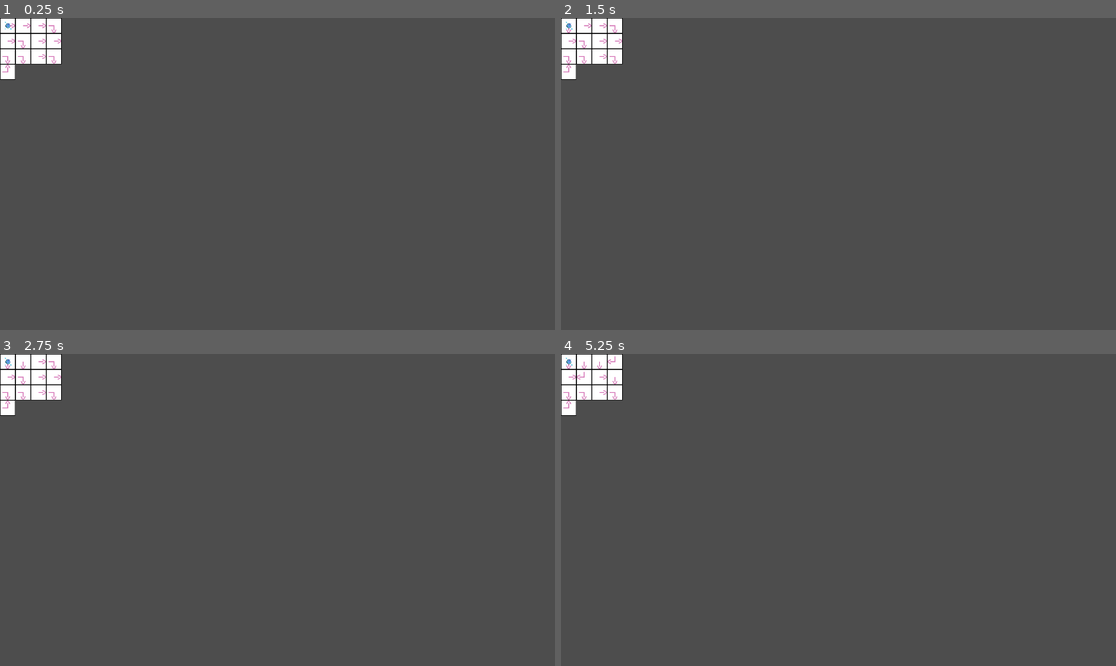
Above: before the commit, frames 1-4 (two rows, left to right).
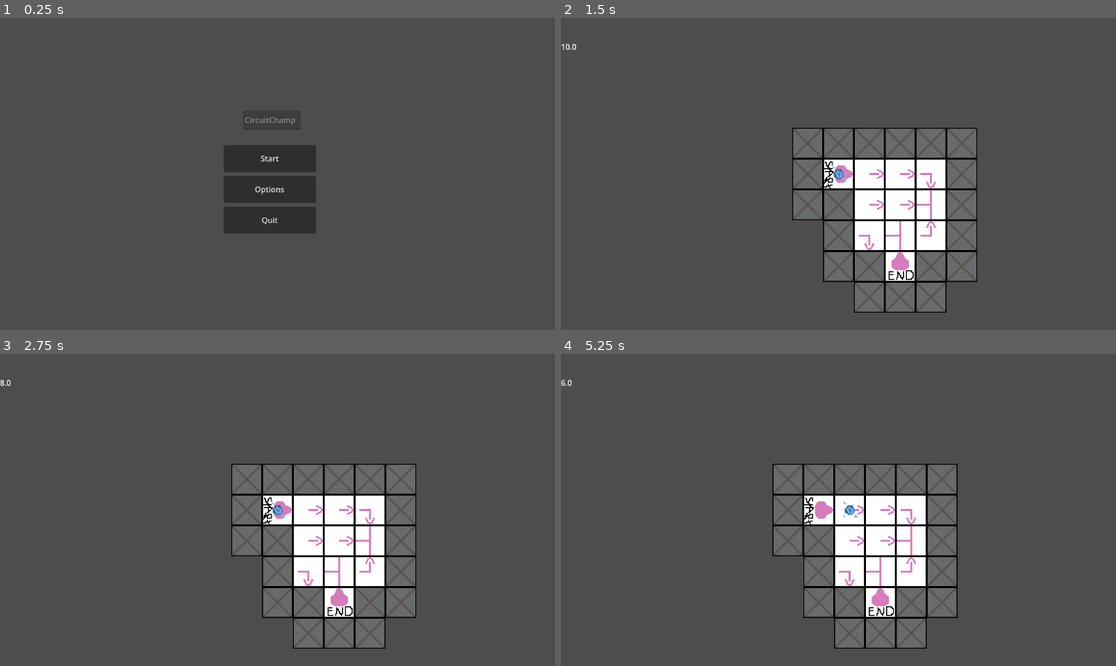
Above: after the commit, the same moments.

Repository: Leaveess/CircuitPuzzle
Game: Godot game, scene res://Scenes/mainmenu.tscn
The game is run twice, just before and just after one commit, with the same random seed, the same clock (stepped at 60 frames per second) and the same inputs. Before the commit the project starts from res://Scenes/Board.tscn.
Inputs (mouse positions are in pixels of both pictures, inside the frame that each line leads up to):
- Up to frame 1 (0.25 s): no input
- Up to frame 2 (1.5 s): click (832, 158) at 0.5 s, where only the run after the commit has a clickable "Start"; tap Enter at 1.25 s; move the mouse to (566, 24) at 1.27 s; hold W (up) from 1.28 s (still down); click (566, 24) at 1.42 s
- Up to frame 3 (2.75 s): keep holding W (up); tap Space at 2 s; move the mouse to (22, 360) at 2.02 s; click (22, 360) at 2.17 s
- Up to frame 4 (5.25 s): tap Enter at 2.75, 4.25 s; move the mouse to (599, 360) at 2.77 s; release W (up) at 2.78 s; hold A (left) 2.78-4.28 s; click (599, 360) at 2.92 s; tap Space at 3.5, 5 s; move the mouse to (616, 360) at 3.52 s; click (616, 360) at 3.67 s; move the mouse to (583, 375) at 4.27 s; hold S (down) 4.28-5.03 s; click (583, 375) at 4.42 s; move the mouse to (616, 375) at 5.02 s; hold D (right) from 5.03 s (still down); click (616, 375) at 5.17 s

The runs differ from the first frame. In frame 1, 6.1% of the frame differs, in the area x 0-57%, y 0-70%; in frame 2, 16%; in frame 3, 16%; in frame 4, 16%, in the area x 0-72%, y 0-95%.

Commit message:
Updated
-Gamemanager, timer, blockers

GM needs to be reworked,
Ui needs to be reworked and linked properlly,
Levels gotta be done

Diff:
--- /dev/null
+++ b/Scenes/Barrier.tscn
@@ -0,0 +1,21 @@
+[gd_scene format=3 uid="uid://bm0uuurjnwnf6"]
+
+[ext_resource type="Texture2D" uid="uid://dffb7k4b857eo" path="res://Textures/blocker.png" id="1_v183y"]
+
+[sub_resource type="RectangleShape2D" id="RectangleShape2D_7cxq7"]
+size = Vector2(32, 32)
+
+[node name="Barrier" type="Node2D" unique_id=1361264251]
+
+[node name="Sprite2D" type="Sprite2D" parent="." unique_id=1739676685]
+texture_filter = 1
+texture = ExtResource("1_v183y")
+region_enabled = true
+region_rect = Rect2(0, 0, 32, 32)
+
+[node name="StaticBody2D" type="StaticBody2D" parent="." unique_id=2114124388]
+collision_layer = 2
+collision_mask = 0
+
+[node name="CollisionShape2D" type="CollisionShape2D" parent="StaticBody2D" unique_id=1952892250]
+shape = SubResource("RectangleShape2D_7cxq7")
--- a/Scenes/Board.tscn
+++ b/Scenes/Board.tscn
@@ -4,47 +4,102 @@
 [ext_resource type="PackedScene" uid="uid://b4b6dtko077n0" path="res://Scenes/SparkCharacter.tscn" id="2_igt3p"]
 [ext_resource type="PackedScene" uid="uid://uetp60pndtty" path="res://Scenes/wires/right_tile.tscn" id="3_37q8m"]
 [ext_resource type="PackedScene" uid="uid://bjy8s8glc0xu5" path="res://Scenes/wires/left_tile.tscn" id="4_pc0oo"]
+[ext_resource type="PackedScene" uid="uid://bm0uuurjnwnf6" path="res://Scenes/Barrier.tscn" id="5_ekcd8"]
 
 [node name="Board" type="Node2D" unique_id=1807766528]
 
 [node name="Tile" parent="." unique_id=2111458292 instance=ExtResource("1_ml4tp")]
-position = Vector2(16, 16)
+position = Vector2(432, 240)
 
 [node name="Tile2" parent="." unique_id=1990432416 instance=ExtResource("1_ml4tp")]
-position = Vector2(48, 16)
+position = Vector2(464, 240)
 
 [node name="Tile3" parent="." unique_id=1203254137 instance=ExtResource("1_ml4tp")]
-position = Vector2(80, 16)
+position = Vector2(496, 240)
 
 [node name="RightTile" parent="." unique_id=1081986459 instance=ExtResource("3_37q8m")]
-position = Vector2(112, 16)
+position = Vector2(528, 240)
 
 [node name="RightTile2" parent="." unique_id=1415137341 instance=ExtResource("3_37q8m")]
-position = Vector2(48, 48)
+position = Vector2(464, 272)
 
 [node name="Tile4" parent="." unique_id=2062383153 instance=ExtResource("1_ml4tp")]
-position = Vector2(112, 48)
+position = Vector2(528, 272)
 
 [node name="RightTile3" parent="." unique_id=42193034 instance=ExtResource("3_37q8m")]
-position = Vector2(112, 80)
+position = Vector2(528, 304)
 
 [node name="Tile5" parent="." unique_id=664040603 instance=ExtResource("1_ml4tp")]
-position = Vector2(80, 48)
+position = Vector2(496, 272)
 
 [node name="RightTile4" parent="." unique_id=227141580 instance=ExtResource("3_37q8m")]
-position = Vector2(48, 80)
+position = Vector2(464, 304)
 
 [node name="Tile6" parent="." unique_id=242945923 instance=ExtResource("1_ml4tp")]
-position = Vector2(80, 80)
+position = Vector2(496, 304)
 
 [node name="Tile7" parent="." unique_id=79256166 instance=ExtResource("1_ml4tp")]
-position = Vector2(16, 48)
+position = Vector2(432, 272)
 
 [node name="RightTile5" parent="." unique_id=1276204040 instance=ExtResource("3_37q8m")]
-position = Vector2(16, 80)
+position = Vector2(432, 304)
 
 [node name="LeftTile" parent="." unique_id=857561391 instance=ExtResource("4_pc0oo")]
-position = Vector2(16, 112)
+position = Vector2(432, 336)
 
 [node name="CharacterBody2D" parent="." unique_id=1504984075 instance=ExtResource("2_igt3p")]
-position = Vector2(16, 16)
+position = Vector2(432, 240)
+
+[node name="Node2D" type="Node2D" parent="." unique_id=1775576725]
+position = Vector2(-32, -32)
+
+[node name="Barrier" parent="Node2D" unique_id=1361264251 instance=ExtResource("5_ekcd8")]
+position = Vector2(432, 368)
+
+[node name="Barrier2" parent="Node2D" unique_id=1693254442 instance=ExtResource("5_ekcd8")]
+position = Vector2(432, 336)
+
+[node name="Barrier3" parent="Node2D" unique_id=1617144795 instance=ExtResource("5_ekcd8")]
+position = Vector2(432, 304)
+
+[node name="Barrier4" parent="Node2D" unique_id=1432460078 instance=ExtResource("5_ekcd8")]
+position = Vector2(432, 272)
+
+[node name="Barrier5" parent="Node2D" unique_id=2082368397 instance=ExtResource("5_ekcd8")]
+position = Vector2(432, 240)
+
+[node name="Barrier6" parent="Node2D" unique_id=99035543 instance=ExtResource("5_ekcd8")]
+position = Vector2(464, 240)
+
+[node name="Barrier7" parent="Node2D" unique_id=1244284006 instance=ExtResource("5_ekcd8")]
+position = Vector2(496, 240)
+
+[node name="Barrier8" parent="Node2D" unique_id=1575706307 instance=ExtResource("5_ekcd8")]
+position = Vector2(528, 240)
+
+[node name="Barrier9" parent="Node2D" unique_id=1765179295 instance=ExtResource("5_ekcd8")]
+position = Vector2(560, 240)
+
+[node name="Barrier10" parent="Node2D" unique_id=1558161742 instance=ExtResource("5_ekcd8")]
+position = Vector2(592, 240)
+
+[node name="Barrier11" parent="Node2D" unique_id=414183700 instance=ExtResource("5_ekcd8")]
+position = Vector2(592, 272)
+
+[node name="Barrier12" parent="Node2D" unique_id=1383798962 instance=ExtResource("5_ekcd8")]
+position = Vector2(592, 304)
+
+[node name="Barrier13" parent="Node2D" unique_id=1019809879 instance=ExtResource("5_ekcd8")]
+position = Vector2(592, 336)
+
+[node name="Barrier14" parent="Node2D" unique_id=2132333023 instance=ExtResource("5_ekcd8")]
+position = Vector2(496, 368)
+
+[node name="Barrier15" parent="Node2D" unique_id=1407720492 instance=ExtResource("5_ekcd8")]
+position = Vector2(528, 368)
+
+[node name="Barrier16" parent="Node2D" unique_id=907715901 instance=ExtResource("5_ekcd8")]
+position = Vector2(560, 368)
+
+[node name="Barrier17" parent="Node2D" unique_id=2005223347 instance=ExtResource("5_ekcd8")]
+position = Vector2(592, 368)
--- /dev/null
+++ b/Scenes/LevelUi.tscn
@@ -0,0 +1,21 @@
+[gd_scene format=3 uid="uid://dm8cwfrotxh5n"]
+
+[ext_resource type="Script" uid="uid://cnuspiau14g2f" path="res://Scripts/UI.gd" id="1_80pfe"]
+
+[node name="LevelUi" type="Control" unique_id=1055713849]
+layout_mode = 3
+anchors_preset = 15
+anchor_right = 1.0
+anchor_bottom = 1.0
+grow_horizontal = 2
+grow_vertical = 2
+
+[node name="UI" type="CanvasLayer" parent="." unique_id=1744820219]
+script = ExtResource("1_80pfe")
+
+[node name="MarginContainer" type="MarginContainer" parent="UI" unique_id=366628504]
+offset_right = 496.0
+offset_bottom = 120.0
+
+[node name="Timerlabel" type="Label" parent="UI/MarginContainer" unique_id=1202754615]
+layout_mode = 2
--- /dev/null
+++ b/Scenes/Levels/levelOne.tscn
@@ -0,0 +1,120 @@
+[gd_scene format=3 uid="uid://b32nl4lh071mc"]
+
+[ext_resource type="Script" uid="uid://gvo02nci1718" path="res://Scripts/level_one.gd" id="1_enphw"]
+[ext_resource type="PackedScene" uid="uid://uetp60pndtty" path="res://Scenes/wires/right_tile.tscn" id="1_i1gho"]
+[ext_resource type="PackedScene" uid="uid://mjbvpqmpe3rt" path="res://Scenes/wires/Tile.tscn" id="2_vw3ba"]
+[ext_resource type="PackedScene" uid="uid://b16ubohql5hn2" path="res://Scenes/wires/crossroad.tscn" id="3_jhcba"]
+[ext_resource type="PackedScene" uid="uid://bjy8s8glc0xu5" path="res://Scenes/wires/left_tile.tscn" id="4_enphw"]
+[ext_resource type="PackedScene" uid="uid://btd8pur78tv5j" path="res://Scenes/wires/start_tile.tscn" id="5_snfg7"]
+[ext_resource type="PackedScene" uid="uid://cg05rv6e20a6r" path="res://Scenes/wires/end_tile.tscn" id="6_w1lja"]
+[ext_resource type="PackedScene" uid="uid://bm0uuurjnwnf6" path="res://Scenes/Barrier.tscn" id="7_vw3ba"]
+[ext_resource type="PackedScene" uid="uid://b4b6dtko077n0" path="res://Scenes/SparkCharacter.tscn" id="8_jhcba"]
+[ext_resource type="PackedScene" uid="uid://dm8cwfrotxh5n" path="res://Scenes/LevelUi.tscn" id="10_snfg7"]
+
+[node name="LevelOne" type="Node2D" unique_id=756951467]
+script = ExtResource("1_enphw")
+
+[node name="Tiles" type="Node" parent="." unique_id=1892690761]
+
+[node name="RightTile" parent="Tiles" unique_id=1081986459 instance=ExtResource("1_i1gho")]
+position = Vector2(432, 208)
+
+[node name="Tile" parent="Tiles" unique_id=2111458292 instance=ExtResource("2_vw3ba")]
+position = Vector2(400, 208)
+
+[node name="crossroad" parent="Tiles" unique_id=1704006048 instance=ExtResource("3_jhcba")]
+position = Vector2(432, 240)
+
+[node name="LeftTile" parent="Tiles" unique_id=857561391 instance=ExtResource("4_enphw")]
+position = Vector2(432, 272)
+
+[node name="crossroad2" parent="Tiles" unique_id=98188737 instance=ExtResource("3_jhcba")]
+position = Vector2(400, 272)
+
+[node name="Tile2" parent="Tiles" unique_id=1831263458 instance=ExtResource("2_vw3ba")]
+position = Vector2(400, 240)
+
+[node name="RightTile2" parent="Tiles" unique_id=805938531 instance=ExtResource("1_i1gho")]
+position = Vector2(368, 272)
+
+[node name="Tile3" parent="Tiles" unique_id=613112107 instance=ExtResource("2_vw3ba")]
+position = Vector2(368, 208)
+
+[node name="Tile4" parent="Tiles" unique_id=691038141 instance=ExtResource("2_vw3ba")]
+position = Vector2(368, 240)
+
+[node name="Barriers" type="Node" parent="." unique_id=2101379428]
+
+[node name="Barrier" parent="Barriers" unique_id=1361264251 instance=ExtResource("7_vw3ba")]
+position = Vector2(336, 272)
+
+[node name="Barrier2" parent="Barriers" unique_id=1976822055 instance=ExtResource("7_vw3ba")]
+position = Vector2(368, 304)
+
+[node name="Barrier3" parent="Barriers" unique_id=1842672139 instance=ExtResource("7_vw3ba")]
+position = Vector2(336, 304)
+
+[node name="Barrier4" parent="Barriers" unique_id=53481839 instance=ExtResource("7_vw3ba")]
+position = Vector2(432, 304)
+
+[node name="Barrier5" parent="Barriers" unique_id=1247505950 instance=ExtResource("7_vw3ba")]
+position = Vector2(336, 240)
+
+[node name="Barrier6" parent="Barriers" unique_id=11246085 instance=ExtResource("7_vw3ba")]
+position = Vector2(304, 240)
+
+[node name="Barrier7" parent="Barriers" unique_id=1934222173 instance=ExtResource("7_vw3ba")]
+position = Vector2(304, 208)
+
+[node name="Barrier8" parent="Barriers" unique_id=567958166 instance=ExtResource("7_vw3ba")]
+position = Vector2(304, 176)
+
+[node name="Barrier9" parent="Barriers" unique_id=1414910245 instance=ExtResource("7_vw3ba")]
+position = Vector2(336, 176)
+
+[node name="Barrier10" parent="Barriers" unique_id=511237781 instance=ExtResource("7_vw3ba")]
+position = Vector2(368, 176)
+
+[node name="Barrier11" parent="Barriers" unique_id=702331873 instance=ExtResource("7_vw3ba")]
+position = Vector2(400, 176)
+
+[node name="Barrier12" parent="Barriers" unique_id=272951848 instance=ExtResource("7_vw3ba")]
+position = Vector2(432, 176)
+
+[node name="Barrier13" parent="Barriers" unique_id=872926889 instance=ExtResource("7_vw3ba")]
+position = Vector2(464, 176)
+
+[node name="Barrier14" parent="Barriers" unique_id=913406370 instance=ExtResource("7_vw3ba")]
+position = Vector2(464, 208)
+
+[node name="Barrier15" parent="Barriers" unique_id=542303934 instance=ExtResource("7_vw3ba")]
+position = Vector2(464, 240)
+
+[node name="Barrier16" parent="Barriers" unique_id=565852143 instance=ExtResource("7_vw3ba")]
+position = Vector2(464, 272)
+
+[node name="Barrier17" parent="Barriers" unique_id=2106637737 instance=ExtResource("7_vw3ba")]
+position = Vector2(464, 304)
+
+[node name="Barrier18" parent="Barriers" unique_id=686146193 instance=ExtResource("7_vw3ba")]
+position = Vector2(368, 336)
+
+[node name="Barrier19" parent="Barriers" unique_id=1031684164 instance=ExtResource("7_vw3ba")]
+position = Vector2(400, 336)
+
+[node name="Barrier20" parent="Barriers" unique_id=1752876647 instance=ExtResource("7_vw3ba")]
+position = Vector2(432, 336)
+
+[node name="Start_Finish" type="Node" parent="." unique_id=2124934433]
+
+[node name="StartTile" parent="Start_Finish" unique_id=1887338624 instance=ExtResource("5_snfg7")]
+position = Vector2(336, 208)
+rotation = 1.5711071
+
+[node name="EndTile" parent="Start_Finish" unique_id=933047520 instance=ExtResource("6_w1lja")]
+position = Vector2(400, 304)
+
+[node name="CharacterBody2D" parent="Start_Finish" unique_id=1504984075 instance=ExtResource("8_jhcba")]
+position = Vector2(336, 208)
+
+[node name="LevelUi" parent="." unique_id=1055713849 instance=ExtResource("10_snfg7")]
--- a/Scenes/SparkCharacter.tscn
+++ b/Scenes/SparkCharacter.tscn
@@ -8,6 +8,7 @@
 
 [node name="CharacterBody2D" type="CharacterBody2D" unique_id=1504984075]
 disable_mode = 1
+collision_mask = 6
 script = ExtResource("1_m27fp")
 
 [node name="Sprite2D" type="Sprite2D" parent="." unique_id=597877201]
@@ -40,3 +41,7 @@
 target_position = Vector2(16, 0)
 collision_mask = 2
 hit_from_inside = true
+
+[node name="Camera2D" type="Camera2D" parent="." unique_id=99619904]
+zoom = Vector2(2, 2)
+position_smoothing_enabled = true
--- /dev/null
+++ b/Scenes/mainmenu.tscn
@@ -0,0 +1,48 @@
+[gd_scene format=3 uid="uid://bx6pgbi2g64gs"]
+
+[ext_resource type="Script" uid="uid://tv5tvngv1s3o" path="res://Scripts/mainmenu.gd" id="1_pposm"]
+
+[node name="Mainmenu" type="Node2D" unique_id=1051632200]
+script = ExtResource("1_pposm")
+
+[node name="buttonManager" type="Control" parent="." unique_id=1535768652]
+layout_mode = 3
+anchors_preset = 0
+offset_right = 40.0
+offset_bottom = 40.0
+
+[node name="Start" type="Button" parent="buttonManager" unique_id=1077215257]
+layout_mode = 0
+offset_left = 464.0
+offset_top = 264.0
+offset_right = 656.0
+offset_bottom = 320.0
+text = "Start"
+
+[node name="Options" type="Button" parent="buttonManager" unique_id=1678728135]
+layout_mode = 0
+offset_left = 464.0
+offset_top = 328.0
+offset_right = 656.0
+offset_bottom = 384.0
+text = "Options"
+
+[node name="Quit" type="Button" parent="buttonManager" unique_id=621875085]
+layout_mode = 0
+offset_left = 464.0
+offset_top = 392.0
+offset_right = 656.0
+offset_bottom = 448.0
+text = "Quit"
+
+[node name="TextEdit" type="TextEdit" parent="." unique_id=666908126]
+offset_left = 504.0
+offset_top = 192.0
+offset_right = 624.0
+offset_bottom = 232.0
+text = "CircuitChamp"
+editable = false
+
+[connection signal="pressed" from="buttonManager/Start" to="." method="_on_start_pressed"]
+[connection signal="pressed" from="buttonManager/Options" to="." method="_on_options_pressed"]
+[connection signal="pressed" from="buttonManager/Quit" to="." method="_on_quit_pressed"]
--- a/Scenes/wires/Tile.tscn
+++ b/Scenes/wires/Tile.tscn
@@ -9,7 +9,7 @@
 [sub_resource type="RectangleShape2D" id="RectangleShape2D_iof5j"]
 size = Vector2(32, 1)
 
-[node name="Tile" type="Node2D" unique_id=2111458292]
+[node name="Tile" type="Node2D" unique_id=2111458292 groups=["tiles"]]
 script = ExtResource("1_r4md0")
 
 [node name="Sprite2D" type="Sprite2D" parent="." unique_id=1960837016]
@@ -27,16 +27,14 @@
 [node name="StaticBody2D" type="StaticBody2D" parent="." unique_id=1338480966]
 position = Vector2(0, -16)
 collision_layer = 2
-collision_mask = 0
 
 [node name="CollisionShape2D" type="CollisionShape2D" parent="StaticBody2D" unique_id=1168486446]
 position = Vector2(0, 0.5)
 shape = SubResource("RectangleShape2D_iof5j")
 
-[node name="StaticBody2D2" type="StaticBody2D" parent="." unique_id=1712077333]
+[node name="StaticBody2D2" type="StaticBody2D" parent="." unique_id=1712077333 groups=["tiles"]]
 position = Vector2(0, 15)
 collision_layer = 2
-collision_mask = 0
 
 [node name="CollisionShape2D" type="CollisionShape2D" parent="StaticBody2D2" unique_id=629088586]
 position = Vector2(0, 0.5)
--- /dev/null
+++ b/Scenes/wires/crossroad.tscn
@@ -0,0 +1,37 @@
+[gd_scene format=3 uid="uid://b16ubohql5hn2"]
+
+[ext_resource type="Texture2D" uid="uid://6r7121bu3wap" path="res://Textures/Crossroad.png" id="1_8svuk"]
+[ext_resource type="Script" uid="uid://b1bf5e44y5hc" path="res://Scripts/tile.gd" id="1_kl88j"]
+
+[sub_resource type="RectangleShape2D" id="RectangleShape2D_8svuk"]
+size = Vector2(28, 27)
+
+[sub_resource type="RectangleShape2D" id="RectangleShape2D_kl88j"]
+size = Vector2(31.999548, 0.66486835)
+
+[node name="crossroad" type="Node2D" unique_id=1704006048 groups=["tiles"]]
+script = ExtResource("1_kl88j")
+
+[node name="Sprite2D" type="Sprite2D" parent="." unique_id=1351707818]
+texture_filter = 1
+texture = ExtResource("1_8svuk")
+region_enabled = true
+region_rect = Rect2(0, 0, 32, 32)
+
+[node name="Clickable" type="Area2D" parent="Sprite2D" unique_id=768558372 groups=["tiles"]]
+
+[node name="CollisionShape2D" type="CollisionShape2D" parent="Sprite2D/Clickable" unique_id=1646932917]
+position = Vector2(0, -0.5)
+shape = SubResource("RectangleShape2D_8svuk")
+
+[node name="StaticBody2D2" type="StaticBody2D" parent="Sprite2D" unique_id=1434008406]
+position = Vector2(15.000001, 7.450581e-09)
+rotation = -1.5761161
+collision_layer = 2
+collision_mask = 0
+
+[node name="CollisionShape2D" type="CollisionShape2D" parent="Sprite2D/StaticBody2D2" unique_id=848695293]
+position = Vector2(-0.00532005, 0.58243465)
+shape = SubResource("RectangleShape2D_kl88j")
+
+[connection signal="input_event" from="Sprite2D/Clickable" to="." method="_on_clickable_input_event"]
--- a/Scenes/wires/end_tile.tscn
+++ b/Scenes/wires/end_tile.tscn
@@ -1,7 +1,7 @@
 [gd_scene format=3 uid="uid://cg05rv6e20a6r"]
 
 [ext_resource type="Texture2D" uid="uid://c20bi3ikl870q" path="res://Textures/Endtile.png" id="1_ediky"]
-[ext_resource type="Script" uid="uid://b8iko2l8yb4w0" path="res://Scripts/endtile.gd" id="2_lu42d"]
+[ext_resource type="Script" uid="uid://bwseqc70b27ds" path="res://Scripts/End.gd" id="2_lu42d"]
 
 [sub_resource type="RectangleShape2D" id="RectangleShape2D_lu42d"]
 size = Vector2(28, 27)
@@ -18,6 +18,7 @@
 region_rect = Rect2(0, 0, 32, 32)
 
 [node name="Clickable" type="Area2D" parent="." unique_id=892487988]
+collision_layer = 4
 script = ExtResource("2_lu42d")
 
 [node name="CollisionShape2D" type="CollisionShape2D" parent="Clickable" unique_id=900532894]
@@ -33,6 +34,16 @@
 position = Vector2(0, 0.5)
 shape = SubResource("RectangleShape2D_mnfkv")
 
+[node name="StaticBody2D3" type="StaticBody2D" parent="." unique_id=878893359]
+position = Vector2(-15.000001, 0)
+rotation = 1.5676419
+collision_layer = 2
+collision_mask = 0
+
+[node name="CollisionShape2D" type="CollisionShape2D" parent="StaticBody2D3" unique_id=977791880]
+position = Vector2(-0.00532005, 0.58243465)
+shape = SubResource("RectangleShape2D_mnfkv")
+
 [node name="StaticBody2D2" type="StaticBody2D" parent="." unique_id=1787163587]
 position = Vector2(15.000001, 7.450581e-09)
 rotation = -1.5761161
@@ -43,12 +54,4 @@
 position = Vector2(-0.00532005, 0.58243465)
 shape = SubResource("RectangleShape2D_mnfkv")
 
-[node name="StaticBody2D3" type="StaticBody2D" parent="." unique_id=878893359]
-position = Vector2(-15.000001, 0)
-rotation = 1.5676419
-collision_layer = 2
-collision_mask = 0
-
-[node name="CollisionShape2D" type="CollisionShape2D" parent="StaticBody2D3" unique_id=977791880]
-position = Vector2(-0.00532005, 0.58243465)
-shape = SubResource("RectangleShape2D_mnfkv")
+[connection signal="area_entered" from="Clickable" to="Clickable" method="_on_area_entered"]
--- /dev/null
+++ b/Scenes/wires/game_manager.tscn
@@ -0,0 +1,6 @@
+[gd_scene format=3 uid="uid://0v5ub5fedt5c"]
+
+[ext_resource type="Script" uid="uid://dfy6e6xeafks2" path="res://Scripts/game_manager.gd" id="1_umowk"]
+
+[node name="gameManager" type="Node" unique_id=35680821]
+script = ExtResource("1_umowk")
--- a/Scenes/wires/left_tile.tscn
+++ b/Scenes/wires/left_tile.tscn
@@ -9,7 +9,7 @@
 [sub_resource type="RectangleShape2D" id="RectangleShape2D_kq0t1"]
 size = Vector2(31.999548, 0.66486835)
 
-[node name="LeftTile" type="Node2D" unique_id=857561391]
+[node name="LeftTile" type="Node2D" unique_id=857561391 groups=["tiles"]]
 script = ExtResource("1_c8lii")
 
 [node name="Sprite2D" type="Sprite2D" parent="." unique_id=1684187929]
@@ -24,10 +24,9 @@
 position = Vector2(0, -0.5)
 shape = SubResource("RectangleShape2D_c8lii")
 
-[node name="StaticBody2D" type="StaticBody2D" parent="." unique_id=307400730]
+[node name="StaticBody2D" type="StaticBody2D" parent="." unique_id=307400730 groups=["tiles"]]
 position = Vector2(0, 15)
 collision_layer = 2
-collision_mask = 0
 
 [node name="CollisionShape2D" type="CollisionShape2D" parent="StaticBody2D" unique_id=1658980926]
 position = Vector2(0, 0.5)
@@ -37,7 +36,6 @@
 position = Vector2(15.000001, 7.450581e-09)
 rotation = -1.5761161
 collision_layer = 2
-collision_mask = 0
 
 [node name="CollisionShape2D" type="CollisionShape2D" parent="StaticBody2D2" unique_id=934782453]
 position = Vector2(-0.00532005, 0.58243465)
--- a/Scenes/wires/right_tile.tscn
+++ b/Scenes/wires/right_tile.tscn
@@ -9,7 +9,7 @@
 [sub_resource type="RectangleShape2D" id="RectangleShape2D_g1ait"]
 size = Vector2(31.999548, 0.66486835)
 
-[node name="RightTile" type="Node2D" unique_id=1081986459]
+[node name="RightTile" type="Node2D" unique_id=1081986459 groups=["tiles"]]
 script = ExtResource("1_qrevp")
 
 [node name="Sprite2D" type="Sprite2D" parent="." unique_id=1341990366]
--- /dev/null
+++ b/Scripts/End.gd
@@ -0,0 +1,7 @@
+extends Area2D
+
+@export var levelName : String
+
+func _on_body_entered(body) -> void:
+	GameManager.completedLevel()
+	print("Test")
--- /dev/null
+++ b/Scripts/UI.gd
@@ -0,0 +1,23 @@
+extends CanvasLayer
+
+@onready var Timerlabel = $MarginContainer/Timerlabel
+
+# Called when the node enters the scene tree for the first time.
+func _ready() -> void:
+	GameManager.timerUpdate.connect(_on_timerUpdate)
+	GameManager.levelFail.connect(_on_levelFail)
+	GameManager.levelComplete.connect(_on_levelComplete)
+
+func _on_timerUpdate(timer):
+	Timerlabel.text = str(ceil(timer))
+
+func _on_levelComplete():
+	Timerlabel.text = "Comeplete"
+
+func _on_levelFail():
+	Timerlabel.text = "Times out"
+
+
+# Called every frame. 'delta' is the elapsed time since the previous frame.
+func _process(delta: float) -> void:
+	pass
--- /dev/null
+++ b/Scripts/game_manager.gd
@@ -0,0 +1,43 @@
+extends Node
+
+var timer = 0.0
+var levelPlaying = false
+var CurrentlevelName = ""
+var completedLevels = {}
+
+signal levelComplete
+signal levelFail
+signal timerUpdate(timer)
+
+func _ready():
+	randomize()
+
+func levelStart(levelName: String, startTime: float):
+	CurrentlevelName = levelName
+	timer = startTime
+	levelPlaying = true
+
+	#rotateRandom()
+
+# Called every frame. 'delta' is the elapsed time since the previous frame.
+func _process(delta: float):
+	if not levelPlaying:
+		return
+
+	timer -= delta
+	emit_signal("timerUpdate", timer)
+
+	if timer <= 0:
+		failLevel()
+
+func completedLevel():
+	if not levelPlaying:
+		return
+	levelPlaying = false
+	emit_signal("levelComplete")
+
+func failLevel():
+	levelPlaying = false
+	emit_signal("levelFail")
+
+#func rotateRandom():
--- a/Scripts/endtile.gd
+++ b/Scripts/level_one.gd
@@ -1,9 +1,10 @@
-extends Area2D
+extends Node2D
 
 
 # Called when the node enters the scene tree for the first time.
 func _ready() -> void:
-	pass # Replace with function body.
+	GameManager.levelStart("Level1", 10)
+
 
 
 # Called every frame. 'delta' is the elapsed time since the previous frame.
--- /dev/null
+++ b/Scripts/mainmenu.gd
@@ -0,0 +1,23 @@
+extends Node2D
+
+
+# Called when the node enters the scene tree for the first time.
+func _ready() -> void:
+	pass # Replace with function body.
+
+
+# Called every frame. 'delta' is the elapsed time since the previous frame.
+func _process(delta: float) -> void:
+	pass
+
+
+func _on_start_pressed() -> void:
+	get_tree().change_scene_to_file("res://Scenes/Levels/levelOne.tscn")
+
+
+func _on_options_pressed() -> void:
+	get_tree().change_scene_to_file("res://Scenes/Board.tscn")
+
+
+func _on_quit_pressed() -> void:
+	get_tree().quit()
--- a/project.godot
+++ b/project.godot
@@ -11,14 +11,19 @@
 [application]
 
 config/name="CircuitGame"
-run/main_scene="uid://cq7un1k2m7pie"
+run/main_scene="uid://bx6pgbi2g64gs"
 config/features=PackedStringArray("4.6", "Mobile")
 config/icon="res://icon.svg"
+
+[autoload]
+
+GameManager="*uid://dfy6e6xeafks2"
 
 [global_group]
 
 Output=""
 Input=""
+tiles=""
 
 [input]
 
Not shown, added: Scripts/End.gd.uid
Not shown, added: Scripts/UI.gd.uid
Not shown, removed: Scripts/endtile.gd.uid
Not shown, added: Scripts/game_manager.gd.uid
Not shown, added: Scripts/level_one.gd.uid
Not shown, added: Scripts/mainmenu.gd.uid
Binary file added: Textures/Crossroad.png
Not shown, added: Textures/Crossroad.png.import
Binary file added: Textures/blocker.png
Not shown, added: Textures/blocker.png.import
